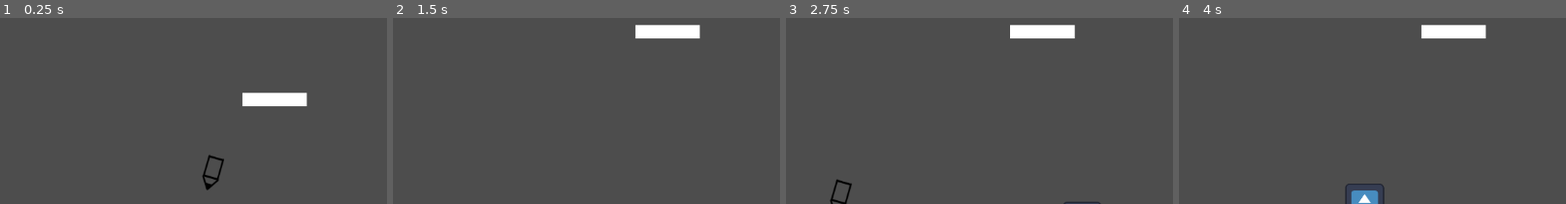
Above: before the commit, frames 1-4 (left to right).
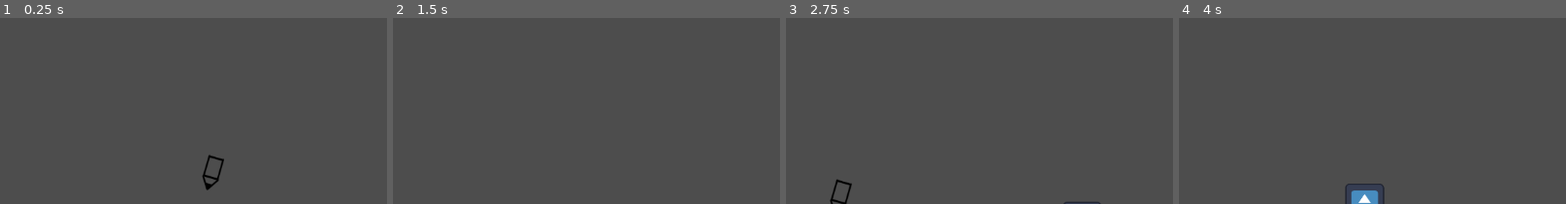
Above: after the commit, the same moments.

Repository: PedroCarstens/Jogo-de-desenho
Game: Godot game, scene res://niveis/debug.tscn
The game is run twice, just before and just after one commit, with the same random seed, the same clock (stepped at 60 frames per second) and the same inputs. The engine's default icon, where the game draws it, is replaced by a stand-in: a white triangle on a blue panel in a dark square.
Inputs (mouse positions are % of the whole screen's width and height, from its top left):
- Up to frame 1 (0.25 s): no input
- Up to frame 2 (1.5 s): move the mouse to (72, 36) at 0.52 s; hold D (andar_frente) 0.53-1.25 s; tap Left (andar_traz) at 0.6 s; click (72, 36) at 0.67 s; tap Space (pulo) at 0.77 s; click "apagar" at 1.25 s
- Up to frame 3 (2.75 s): tap Enter at 2 s; move the mouse to (30, 48) at 2.02 s; hold D (andar_frente) from 2.03 s (still down); tap Shift (correr) at 2.1 s; tap Space (pulo) at 2.27 s
- Up to frame 4 (4 s): move the mouse to (60, 16) at 2.77 s; release D (andar_frente) at 2.78 s; tap Backspace (reiniciar_layout) at 2.85 s; move the mouse to (45, 65) at 3.52 s; hold D (andar_frente) from 3.53 s (still down); tap Left (andar_traz) at 3.6 s; click (45, 65) at 3.67 s; tap Space (pulo) at 3.77 s
The pictures show only the part of the screen within x 23-73%, y 0-50%; the shares and areas given below are measured in that part.

The runs differ from the first frame. In frame 1, 1.2% of the frame differs, in the area x 62-80%, y 40-48%; in frame 2, 1.2%; in frame 3, 1.2%; in frame 4, 1.2%.
Error before the commit: Parse Error: Function "configurar_trajetoria_padrao()" not found in base self. (res://gameobjects/plataforma_movel/MovingPlatform.gd:73)

Commit message:
outro
use essa

Diff:
--- a/niveis/debug.tscn
+++ b/niveis/debug.tscn
@@ -8,13 +8,6 @@
 [ext_resource type="Script" uid="uid://6qgcpevec1ck" path="res://scripts/player/Camera.gd" id="5_trhll"]
 [ext_resource type="Script" uid="uid://b0ld4ldve45vm" path="res://scripts/ApagarDesenhos.gd" id="7_fkpx4"]
 [ext_resource type="Script" uid="uid://csqmmgk5yk00u" path="res://scripts/ResetLayout.gd" id="8_cqvk4"]
-[ext_resource type="PackedScene" uid="uid://dlwujl32e740p" path="res://gameobjects/plataforma_movel/PlataformaMovel.tscn" id="9_n7d02"]
-
-[sub_resource type="Curve2D" id="Curve2D_n7d02"]
-_data = {
-"points": PackedVector2Array(0, 0, 0, 0, 180, 0, 0, 0, 0, 0, 0, 160)
-}
-point_count = 2
 
 [node name="debug" type="Node2D" unique_id=1587276390]
 position = Vector2(4, 0)
@@ -61,8 +54,4 @@
 [node name="ResetLayout" type="Node" parent="." unique_id=1752049622]
 script = ExtResource("8_cqvk4")
 
-[node name="PlataformaMovel" parent="." unique_id=11420992 instance=ExtResource("9_n7d02")]
-position = Vector2(384, 283)
-trajetoria = SubResource("Curve2D_n7d02")
-
 [editable path="DesenhoController"]
